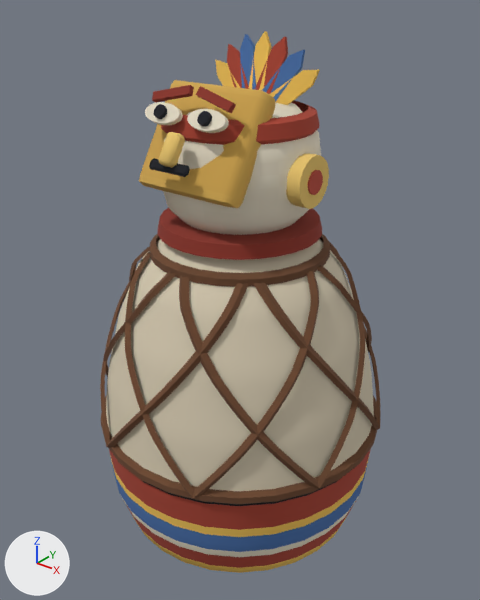
Two versions of the Blender file art/blender/momia.blend, one commit apart.
One viewpoint serves both versions: a 50 mm camera at (2.49, -3.12, 3.63) aimed at (0.0, 0.0, 1.69). Every picture has the same lights, and +X, +Y and +Z are marked at lower left. The older version comes first.

The scene before the commit, as lines of its bpy script (objects in view):
```python
me_momia = bpy.data.meshes.new('momia')
me_momia.from_pydata(...)  # 3366 vertices, 2735 faces; spans x -0.98..0.98, y -0.98..0.98, z 0.0..3.35
me_momia.polygons.foreach_set('use_smooth', [True] * 2735)
me_momia.materials.append(mat_paleta)  # picture img_palette_png
ob_momia = bpy.data.objects.new('momia', me_momia)
ob_momia.location = (0.0, 0.0, 0.0)
```
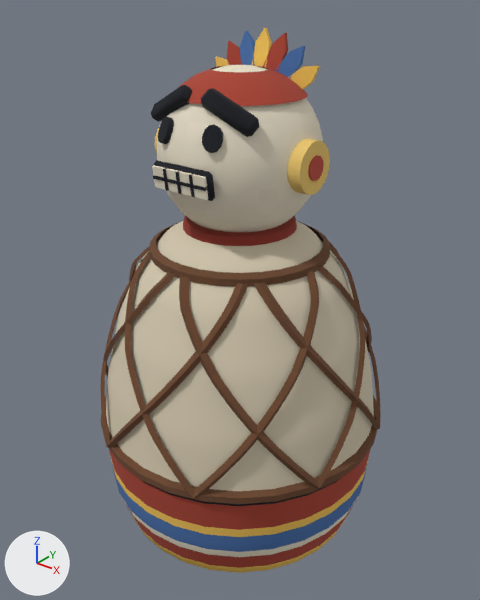
The change in detail:
me_momia is used by ob_momia; location (0.0, 0.0, 0.0).
me_momia had 3366 vertices, 2735 faces and spanned x -0.98..0.98, y -0.98..0.98, z 0.0..3.35.
me_momia now has 3446 vertices, 2849 faces and spans x -0.98..0.98, y -0.98..0.98, z 0.0..3.37.
me_momia part 1: the loose piece of 40 vertices spanning x 0.45..0.55, y -0.17..0.13, z 2.45..2.75 is moved by (-1.0, 0.0, 0.08).
me_momia part 2: the loose piece of 10 vertices spanning x -0.38..0.04, y 0.11..0.26, z 2.81..3.16 is moved by (0.0, 0.0, 0.02).
me_momia part 3: the loose piece of 10 vertices spanning x -0.28..0.05, y 0.11..0.26, z 2.82..3.26 is moved by (0.0, 0.0, 0.02).
me_momia part 4: the loose piece of 10 vertices spanning x -0.05..0.28, y 0.11..0.26, z 2.82..3.26 is copied, and the copy is moved by (0.0, 0.0, 0.02); it spans x -0.05..0.28, y 0.11..0.26, z 2.84..3.28.
me_momia part 5: the loose piece of 10 vertices spanning x -0.04..0.38, y 0.11..0.26, z 2.81..3.16 is copied, and the copy is moved by (0.0, 0.0, 0.02); it spans x -0.04..0.38, y 0.11..0.26, z 2.83..3.18.
me_momia part 6: a new loose piece of 24 vertices spanning x 0.05..0.38, y -0.42..-0.28, z 2.88..3.1, in mat_paleta (picture img_palette_png).
me_momia part 7: a new loose piece of 24 vertices spanning x -0.22..0.22, y -0.53..-0.46, z 2.54..2.7, in mat_paleta (picture img_palette_png).
me_momia part 8: the loose piece of 24 vertices spanning x -0.05..0.05, y -0.65..-0.51, z 2.72..2.89 is deleted.
me_momia part 9: the loose piece of 24 vertices spanning x -0.14..0.14, y -0.63..-0.59, z 2.68..2.74 is deleted.
me_momia part 10: the loose piece of 20 vertices spanning x -0.2..-0.12, y -0.52..-0.44, z 2.92..3.01 is deleted.
me_momia part 11: 527 vertices moved from x -0.56..0.56, y -0.52..0.52, z 2.14..3.26 to x -0.56..0.56, y -0.5..0.5, z 2.19..3.16; 298 vertices removed from x -0.56..0.56, y -0.54..0.45, z 2.14..3.35; 378 vertices added at x -0.56..0.56, y -0.55..0.36, z 2.2..3.37.
me_momia part 12: 85 kept faces spanning x -0.43..0.39, y -0.49..0.43, z 2.78..3.11 get new texture (UV) coordinates.

Where the change shows, as pixel boxes [x1, y1, x2, y2] in the pictures (480 x 600 px; the box of a moved part takes in the faces that stretch with it):
'momia', reshaped
    before: [100, 31, 380, 573]
    after: [100, 28, 380, 573]
part 1 of me_momia, moved or reshaped (mostly hidden afterwards)
    before: [286, 153, 329, 209]
    after: [155, 126, 160, 153]
part 2 of me_momia, moved or reshaped
    before: [215, 60, 240, 88]
    after: [215, 57, 229, 67]
part 3 of me_momia, moved or reshaped
    before: [227, 44, 249, 89]
    after: [227, 41, 243, 65]
part 4 of me_momia, added (blue)
    after: [275, 46, 305, 78]
part 5 of me_momia, added (orange)
    after: [288, 66, 320, 90]
part 6 of me_momia, added
    after: [201, 88, 259, 137]
part 7 of me_momia, added
    after: [154, 160, 215, 201]
part 8 of me_momia, deleted (yellow)
    before: [158, 132, 185, 168]
part 9 of me_momia, deleted
    before: [149, 158, 190, 177]
part 10 of me_momia, deleted
    before: [154, 104, 167, 119]
part 11 of me_momia, moved or reshaped
    before: [139, 31, 323, 244]
    after: [151, 28, 330, 246]
part 12 of me_momia, surface changed
    before: [158, 208, 322, 260]
    after: [169, 98, 314, 153]
